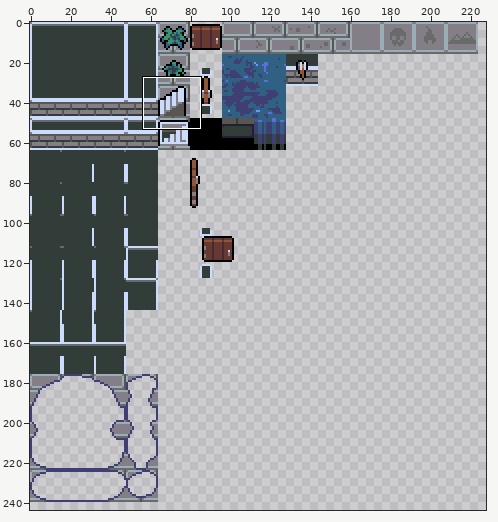
One commit to this sprite sheet: android/assets/sprites/tiles-1.png. Above, an overview of the earlier version with the close-up marked.
Close-up. Earlier state:
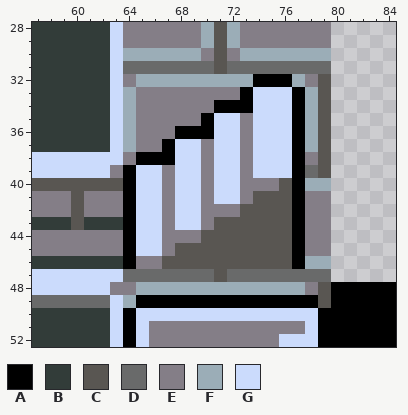
The file is 512x256 pixels. Shown: x 57..84, y 28..52. The wide view leaves out empty margins.
Palette (. is transparent): A #000000  B #323c39  C #595652  D #696a6a  E #847e87  F #9badb7  G #cbdbfc
Pixels before, first column x 57:
28 BBBBBBGEEEEEEFCFEEEEEEE.....
29 BBBBBBGEEEEEEFCFEEEEEEE.....
30 BBBBBBGFFFFFFECEFFFFFFF.....
31 BBBBBBGDDDDDDDCDDDDDDDD.....
32 BBBBBBGEFFFFFFFFFAAAFEC.....
33 BBBBBBGFEEEEEEEEAGGGAFC.....
34 BBBBBBGFEEEEEEAAAGGGAFC.....
35 BBBBBBGFEEEEEAGGEGGGAFC.....
36 BBBBBBGFEEEAAAGGEGGGAFC.....
37 BBBBBBGFEEAGGEGGEGGGAFC.....
38 GGGGGGGEAAAGGEGGEGGGAEC.....
39 GGGGGGEAGGEGGEGGEGGGADC.....
40 CCCCCCCAGGEGGEGGEEECAFF.....
41 EEECEEEAGGEGGEGGECCCAEE.....
42 EEECEEEAGGEGGEEECCCCAEE.....
43 BBBCBBBAGGEGGECCCCCCAEE.....
44 EEEEEEEAGGEEECCCCCCCAEE.....
45 EEEEEEEAGGECCCCCCCCCAEE.....
46 BBBBBBBAEECCCCCCCCCCAFF.....
47 GGGGGGGDDDDDDDCDDDDDDDD.....
48 GGGGGGEEFFFFFFFFFFFFFECAAAAA
49 DDDDDDGFAAAAAAAAAAAAAACAAAAA
50 BBBBBBGAGGGGGGGGGGGGGGAAAAAA
51 BBBBBBGAGEEEEEEEEEEEEGAAAAAA
52 BBBBBBGAGEEEEEEEEEEGGGAAAAAA
New version:
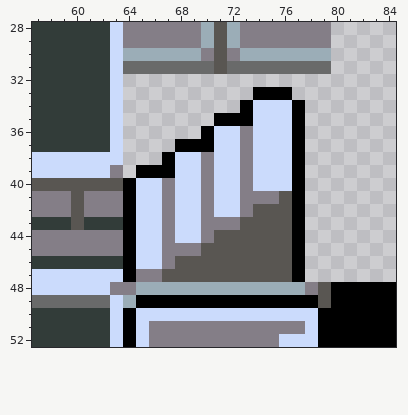
The edit:
{"y":32,"x":64,"old":"EFFFFFFFFFAAAFEC","new":"................"}
{"y":33,"x":64,"old":"FEEEEEEEEAGGGAFC","new":"..........AAA..."}
{"y":34,"x":64,"old":"FEEEEEEAA","new":"........."}
{"y":34,"x":78,"old":"FC","new":".."}
{"y":35,"x":64,"old":"FEEEEEAGGE","new":".......AAA"}
{"y":35,"x":78,"old":"FC","new":".."}
{"y":36,"x":64,"old":"FEEEAA","new":"......"}
{"y":36,"x":78,"old":"FC","new":".."}
{"y":37,"x":64,"old":"FEEAGGE","new":"....AAA"}
{"y":37,"x":78,"old":"FC","new":".."}
{"y":38,"x":64,"old":"EAA","new":"..."}
{"y":38,"x":78,"old":"EC","new":".."}
{"y":39,"x":64,"old":"AGGE","new":".AAA"}
{"y":39,"x":78,"old":"DC","new":".."}
{"y":40,"x":74,"old":"EEC","new":"GGG"}
{"y":40,"x":78,"old":"FF","new":".."}
{"y":41,"x":74,"old":"CC","new":"EE"}
{"y":41,"x":78,"old":"EE","new":".."}
{"y":42,"x":71,"old":"EEC","new":"GGE"}
{"y":42,"x":78,"old":"EE","new":".."}
{"y":43,"x":71,"old":"CC","new":"EE"}
{"y":43,"x":78,"old":"EE","new":".."}
{"y":44,"x":68,"old":"EEC","new":"GGE"}
{"y":44,"x":78,"old":"EE","new":".."}
{"y":45,"x":68,"old":"CC","new":"EE"}
{"y":45,"x":78,"old":"EE","new":".."}
{"y":46,"x":65,"old":"EEC","new":"GGE"}
{"y":46,"x":78,"old":"FF","new":".."}
{"y":47,"x":64,"old":"DDDDDDD","new":"AEECCCC"}
{"y":47,"x":72,"old":"DDDDDDDD","new":"CCCCCA.."}
{"label":"changed","picture_box":[123,74,331,282]}
